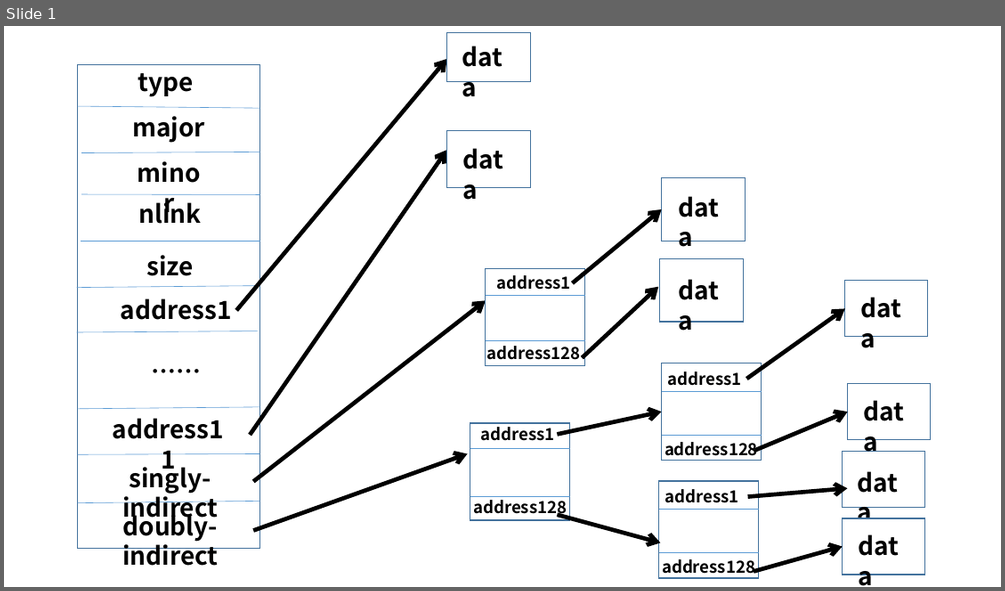
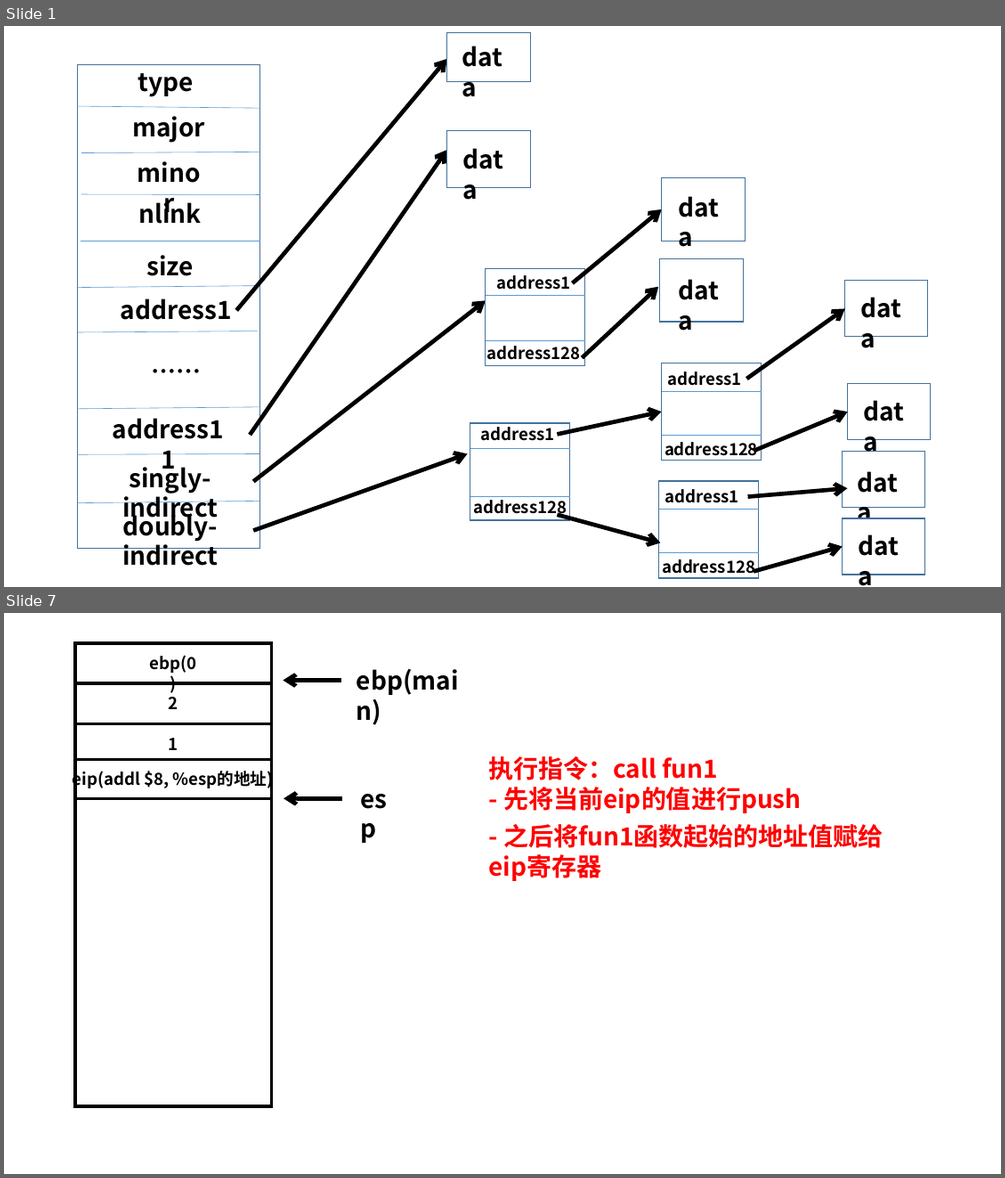
Before and after one commit to DawnGuoDev/MIT6.828Learn, a slide deck: notes/image/doubly-indirect.pptx. Shown one above the other, each under a label of ours: slide 1 before the commit, slides 1 and 7 after it; the slides between them are not shown. The pictures are 1005x591 and 1005x1178 pixels, drawn with LibreOffice and Linux fonts; fonts in the diff are those of the drawing. Boxes give left, top, right and bottom in pixels: in the first picture for what was removed or moved away, otherwise in the second. Text is boxed around its words. In the diff, an @@ line names an element or a change of style, - is before the commit and + after.

```diff
--- a/notes/image/doubly-indirect.pptx
+++ b/notes/image/doubly-indirect.pptx
@@ slide 7 added at (x1=4, y1=613, x2=1001, y2=1174), background #FFFFFF @@
@@ rectangle added at (x1=75, y1=643, x2=271, y2=1106), outline #000000 3 pt @@
@@ text added at (x1=149, y1=655, x2=196, y2=673), 16 pt, text #000000, bold @@
+ebp(0)
@@ line added from (75, 683) to (272, 683), #000000 3 pt @@
@@ text added at (x1=168, y1=692, x2=178, y2=709), 16 pt, text #000000, bold @@
+2
@@ arrow added from (341, 681) to (283, 681), #000000 4 pt @@
@@ text added at (x1=356, y1=669, x2=459, y2=695), 24 pt, text #000000, bold @@
+ebp(main)
@@ line added from (75, 723) to (272, 723), #000000 3 pt @@
@@ text added at (x1=168, y1=738, x2=178, y2=750), 16 pt, text #000000, bold @@
+1
@@ text added at (x1=73, y1=768, x2=274, y2=790), 16 pt, text #000000, bold @@
+eip(addl $8, %esp的地址)
@@ line added from (75, 760) to (272, 760), #000000 3 pt @@
@@ text added at (x1=488, y1=756, x2=801, y2=813), 24 pt, text #FF0000, bold @@
+执行指令：call fun1
+- 先将当前eip的值进行push
@@ line added from (75, 798) to (272, 798), #000000 3 pt @@
@@ arrow added from (342, 798) to (283, 798), #000000 4 pt @@
@@ text added at (x1=353, y1=779, x2=408, y2=817), 24 pt, text #000000, bold @@
+esp
@@ text added at (x1=503, y1=824, x2=883, y2=848), 24 pt, text #FF0000, bold @@
+- 之后将fun1函数起始的地址值赋给eip寄存器
```
Also in this commit, not shown: 8 other slides added, 8 other files.
